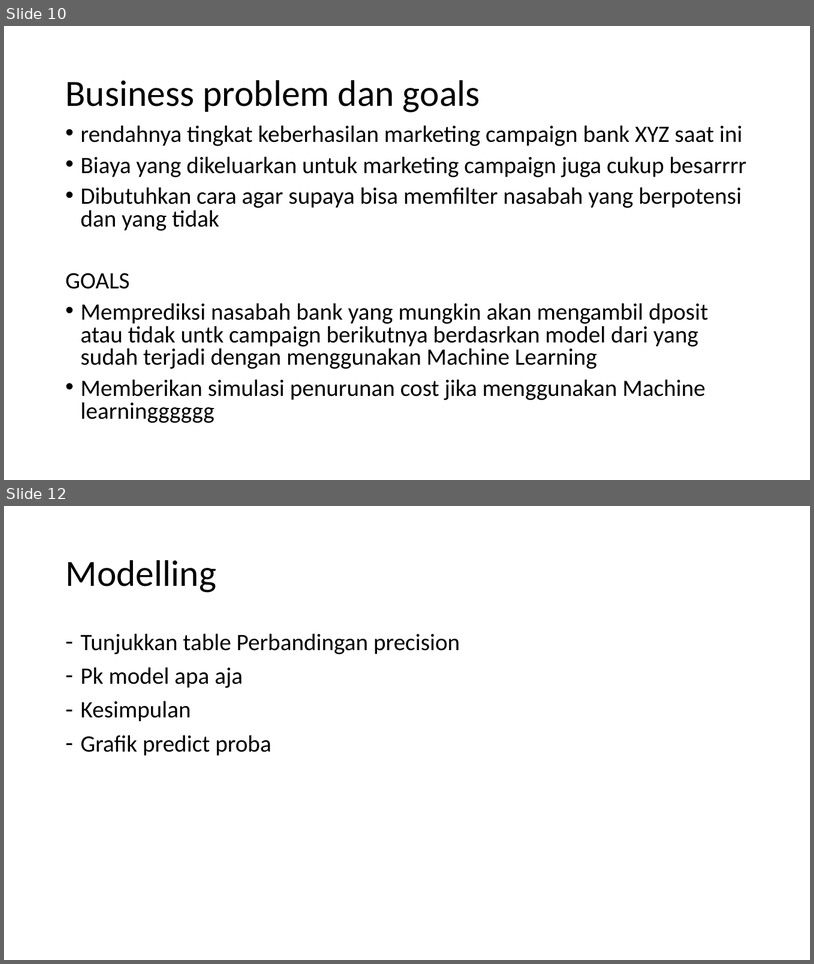
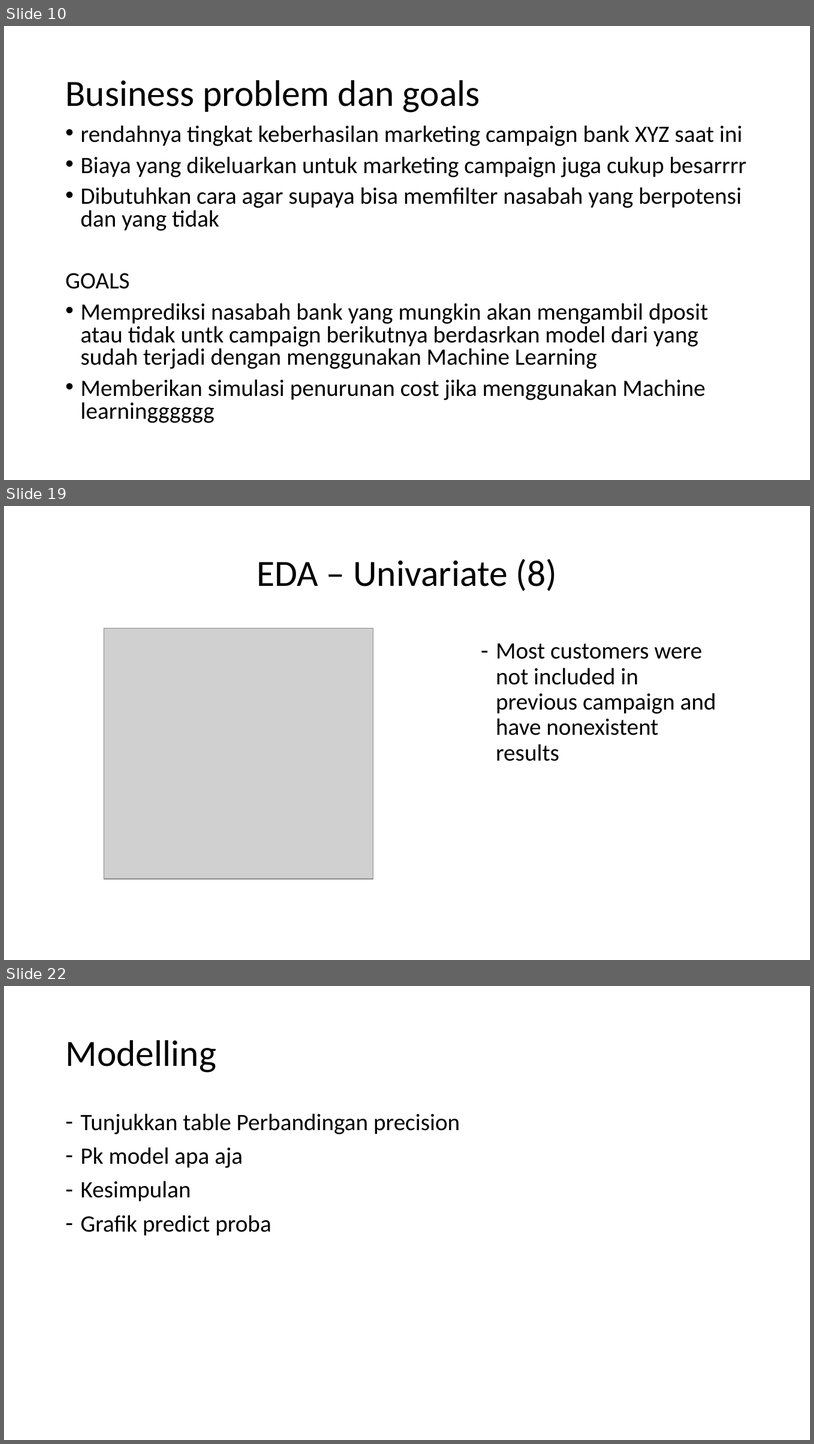
Before and after one commit to abdullahayas123/Tes-Model-Marketing-Scipy, a slide deck: Skenario Kesimpulan.pptx. Shown one above the other, each under a label of ours: slides 10 and 12 before the commit, slides 10, 19 and 22 after it; the slides between them are not shown. The pictures are 814x964 and 814x1444 pixels, drawn with LibreOffice and Linux fonts; fonts in the diff are those of the drawing; grey boxes stand for pictures. Boxes give left, top, right and bottom in pixels: in the first picture for what was removed or moved away, otherwise in the second. Text is boxed around its words. In the diff, an @@ line names an element or a change of style, - is before the commit and + after.

```diff
--- a/Skenario Kesimpulan.pptx
+++ b/Skenario Kesimpulan.pptx
@@ slide 19 added at (x1=4, y1=506, x2=810, y2=960), background #FFFFFF @@
@@ title added at (x1=257, y1=559, x2=558, y2=591), 44 pt, text #000000 @@
+EDA – Univariate (8)
@@ picture added at (x1=104, y1=628, x2=374, y2=879) @@
@@ text added at (x1=496, y1=643, x2=717, y2=761), 28 pt, text #000000 @@
+– Most customers were not included in previous campaign and have nonexistent results
@@ what was slide 12 is now slide 22 @@
```
Also in this commit, not shown: 10 other slides added, 1 slide removed, 26 other files.
